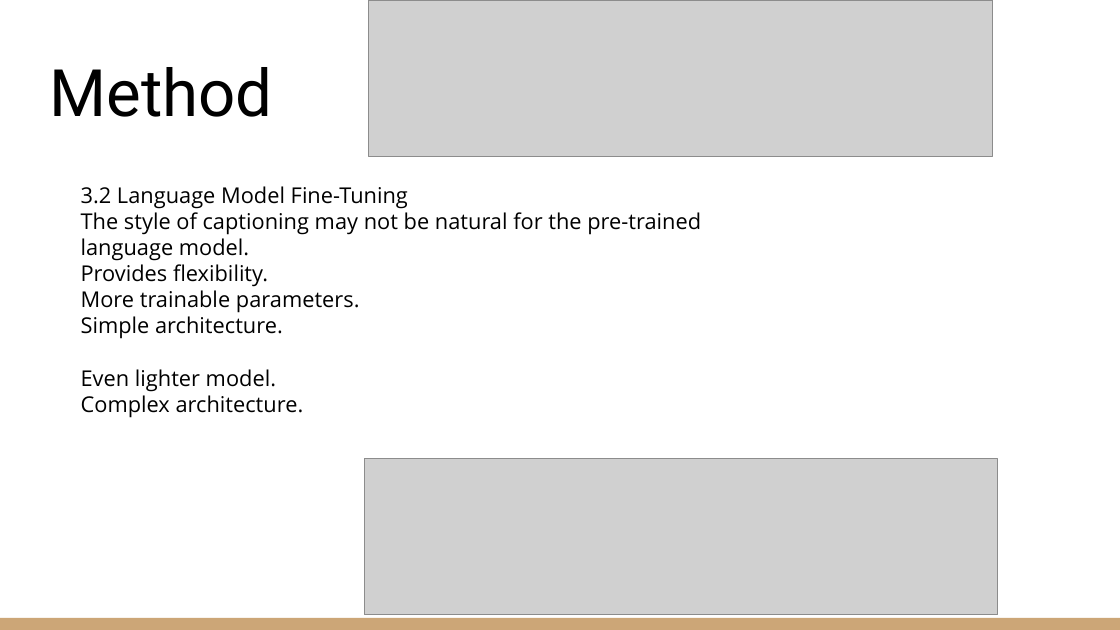
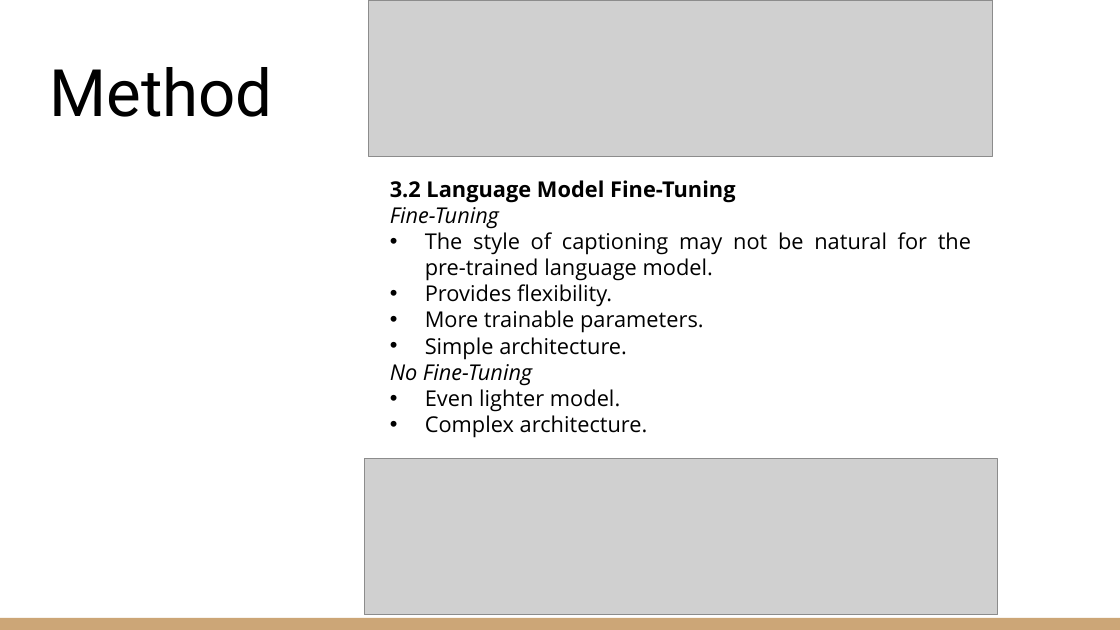
Before and after one commit to LuisR-jpg/ClipCap, a slide deck: slide 7 of slides/ClipCap.pptx. Drawn at 1120x630 pixels with LibreOffice and Linux fonts; fonts in the diff are those of the drawing; grey boxes stand for pictures. Boxes give left, top, right and bottom in pixels: in the first picture for what was removed or moved away, otherwise in the second. Text is boxed around its words. In the diff, an @@ line names an element or a change of style, - is before the commit and + after.

```diff
--- a/slides/ClipCap.pptx
+++ b/slides/ClipCap.pptx
@@ text "3.2 Language Model Fine-Tuning": place and size @@
-text "3.2 Language Model Fine-Tuning" at (81,186,701,418)
+text "3.2 Language Model Fine-Tuning" at (390,180,971,438)
@@ text at (390,207,499,229): paragraph added @@
+Fine-Tuning
@@ text at (390,180,971,438): bold on in "3.2 Language Model Fine-Tuning"; alignment left to justified; bullet none to • @@
@@ text at (390,364,532,386): paragraph added @@
+No Fine-Tuning
```
Also in this commit, not shown: 1 other file.
